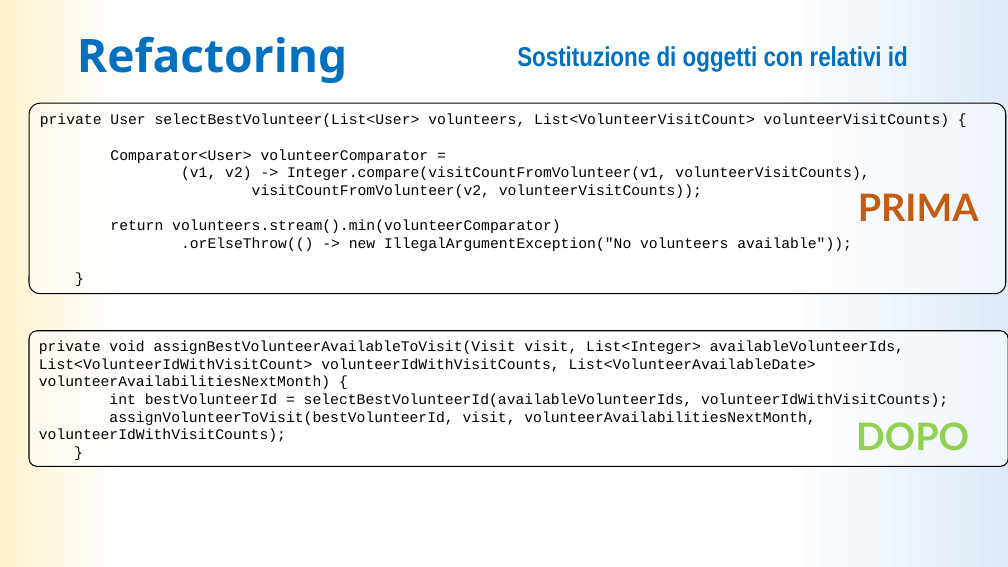
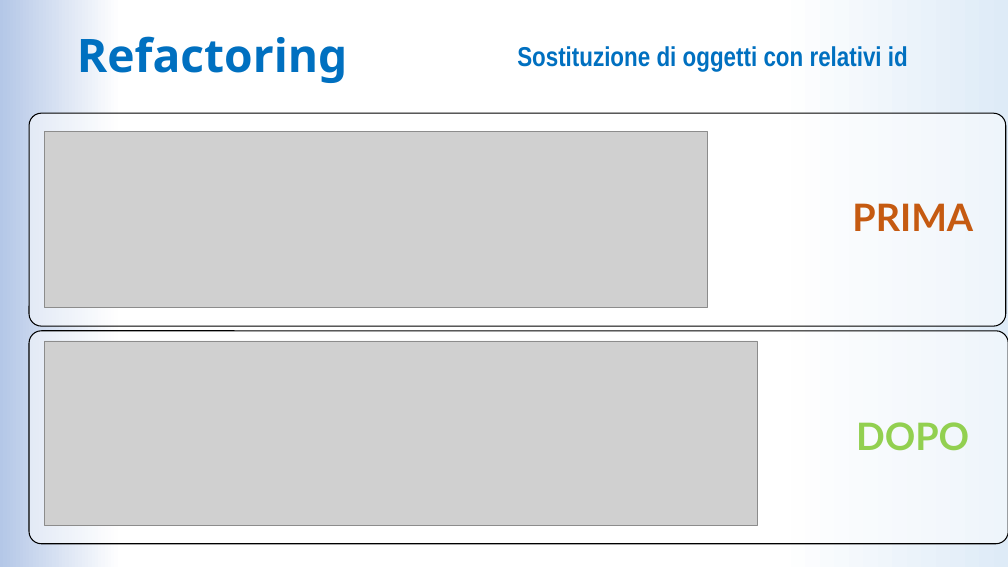
Before and after one commit to LDolzanelli/progettoIngegneria, a slide deck: slide 27 of doc/Presentazione/Presentazione_ingsw_parteB.pptx (slide 29 before the commit). Drawn at 1008x567 pixels with LibreOffice and Linux fonts; fonts in the diff are those of the drawing; grey boxes stand for pictures. Boxes give left, top, right and bottom in pixels: in the first picture for what was removed or moved away, otherwise in the second. Text is boxed around its words. In the diff, an @@ line names an element or a change of style, - is before the commit and + after.

```diff
--- a/doc/Presentazione/Presentazione_ingsw_parteB.pptx
+++ b/doc/Presentazione/Presentazione_ingsw_parteB.pptx
@@ background gradient #DEEBF7 to #FFFFFF to #FFF2CC to gradient #DEEBF7 to #FFFFFF to #B4C7E7 @@
@@ rounded rectangle: place and size @@
-rounded rectangle at (29, 104, 1006, 294)
+rounded rectangle at (29, 113, 1006, 327)
@@ text in rounded rectangle at (40, 114, 949, 251): text removed @@
-private User selectBestVolunteer(List<User> volunteers, List<VolunteerVisitCount> volunteerVisitCounts) {
-Comparator<User> volunteerComparator =
-(v1, v2) -> Integer.compare(visitCountFromVolunteer(v1, volunteerVisitCounts),
-visitCountFromVolunteer(v2, volunteerVisitCounts));
-return volunteers.stream().min(volunteerComparator)
-.orElseThrow(() -> new IllegalArgumentException("No volunteers available"));
-}
@@ picture added at (45, 132, 708, 308) @@
@@ text "PRIMA": place and size @@
-text "PRIMA" at (858, 193, 979, 221)
+text "PRIMA" at (852, 203, 973, 231)
@@ rounded rectangle: place and size @@
-rounded rectangle at (29, 331, 1008, 467)
+rounded rectangle at (29, 331, 1008, 544)
@@ text in rounded rectangle at (39, 340, 948, 442): text removed @@
-private void assignBestVolunteerAvailableToVisit(Visit visit, List<Integer> availableVolunteerIds, List<VolunteerIdWithVisitCount> volunteerIdWithVisitCounts, List<VolunteerAvailableDate> volunteerAvailabilitiesNextMonth) {
-int bestVolunteerId = selectBestVolunteerId(availableVolunteerIds, volunteerIdWithVisitCounts);
-assignVolunteerToVisit(bestVolunteerId, visit, volunteerAvailabilitiesNextMonth, volunteerIdWithVisitCounts);
-}
@@ picture added at (45, 341, 758, 526) @@
```
Also in this commit, not shown: 26 other slides changed, 1 slide added, 2 slides removed.
